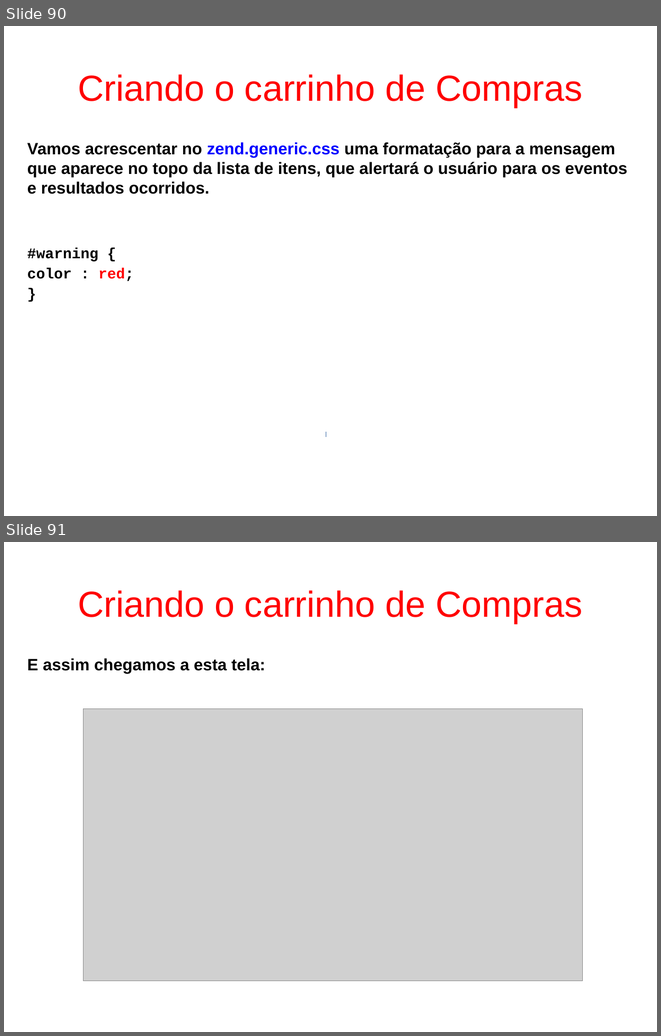
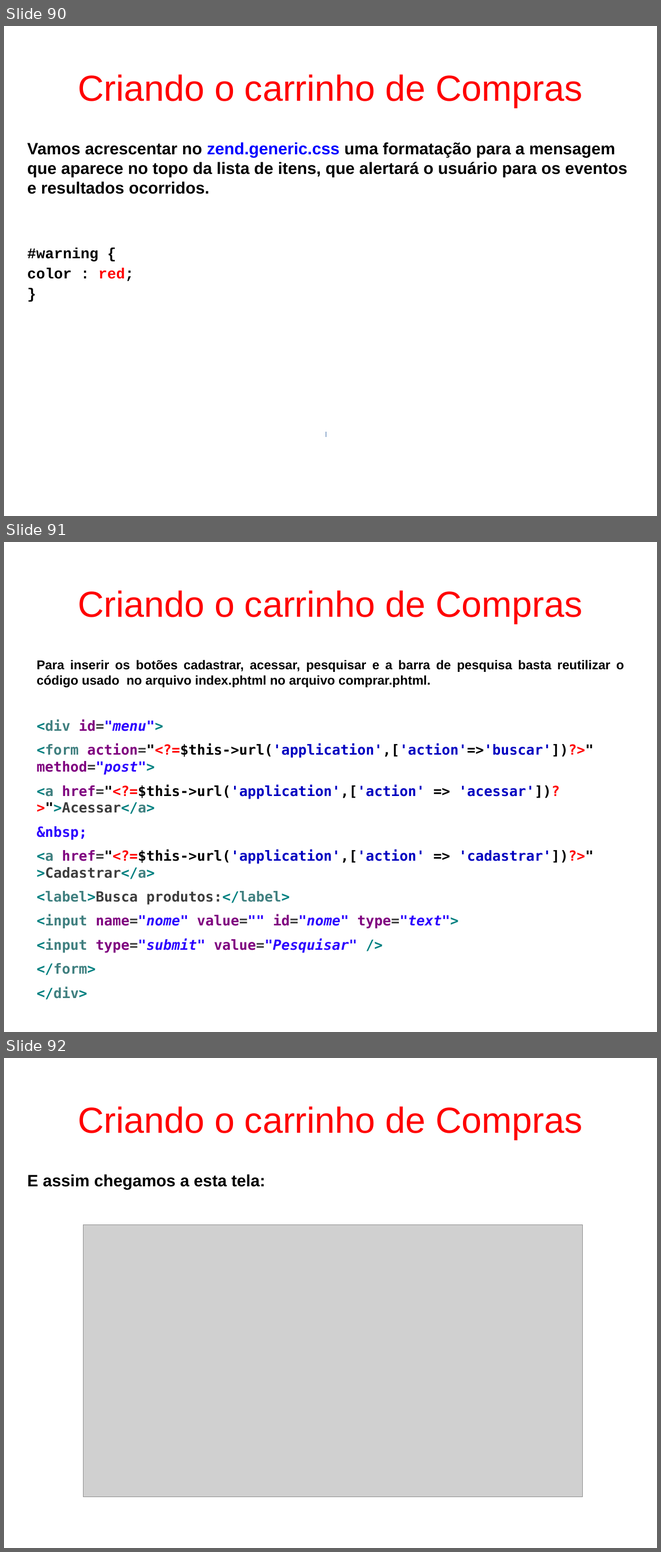
Before and after one commit to fgsl/lojasacme, a slide deck: docs/tutorial.odp. Shown one above the other, each under a label of ours: slides 90 and 91 before the commit, slides 90, 91 and 92 after it. The pictures are 661x1036 and 661x1552 pixels, drawn with LibreOffice and Linux fonts; fonts in the diff are those of the drawing; grey boxes stand for pictures. Boxes give left, top, right and bottom in pixels: in the first picture for what was removed or moved away, otherwise in the second. Text is boxed around its words. In the diff, an @@ line names an element or a change of style, - is before the commit and + after.

Commit message:
Documentar no tutorial a tarefa 12 #13

```diff
--- a/docs/tutorial.odp
+++ b/docs/tutorial.odp
@@ slide 91 added at bbox=[4, 542, 657, 1032], background #FFFFFF @@
@@ title added at bbox=[78, 590, 582, 623], 44 pt, text #FF0000 @@
+Criando o carrinho de Compras
@@ text added at bbox=[37, 660, 624, 928], 17.1 pt, text #000000, bold @@
+Para inserir os botões cadastrar, acessar, pesquisar e a barra de pesquisa basta reutilizar o código usado no arquivo index.phtml no arquivo comprar.phtml.
+<div id="menu">
+<form action="<?=$this->url('application',['action'=>'buscar'])?>" method="post">
+<a href="<?=$this->url('application',['action' => 'acessar'])?>">Acessar</a>
+&nbsp;
+<a href="<?=$this->url('application',['action' => 'cadastrar'])?>" >Cadastrar</a>
+<label>Busca produtos:</label>
+<input name="nome" value="" id="nome" type="text">
+<input type="submit" value="Pesquisar" />
+</form>
+</div>
@@ what was slide 91 is now slide 92 @@
```
